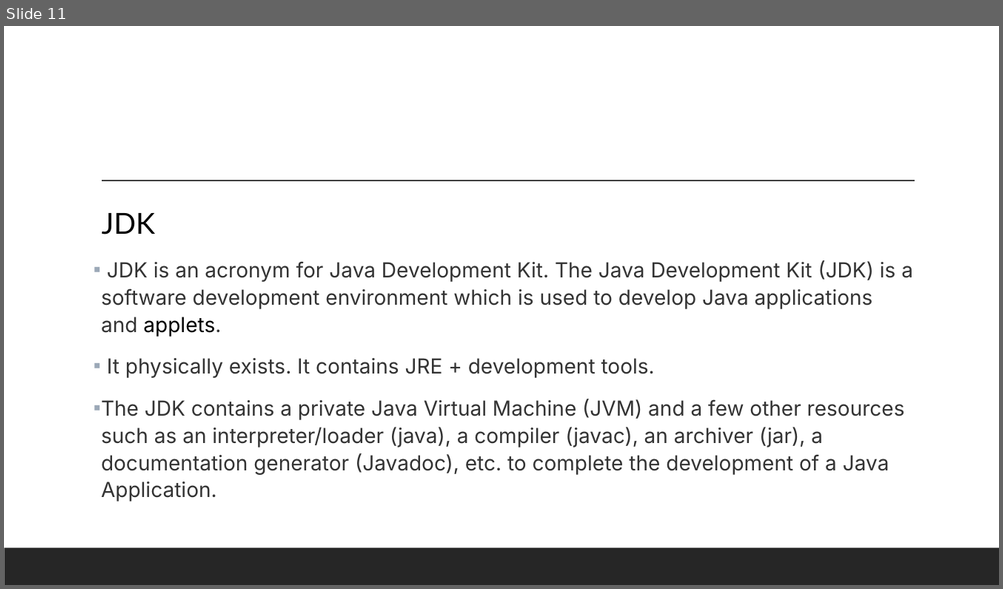
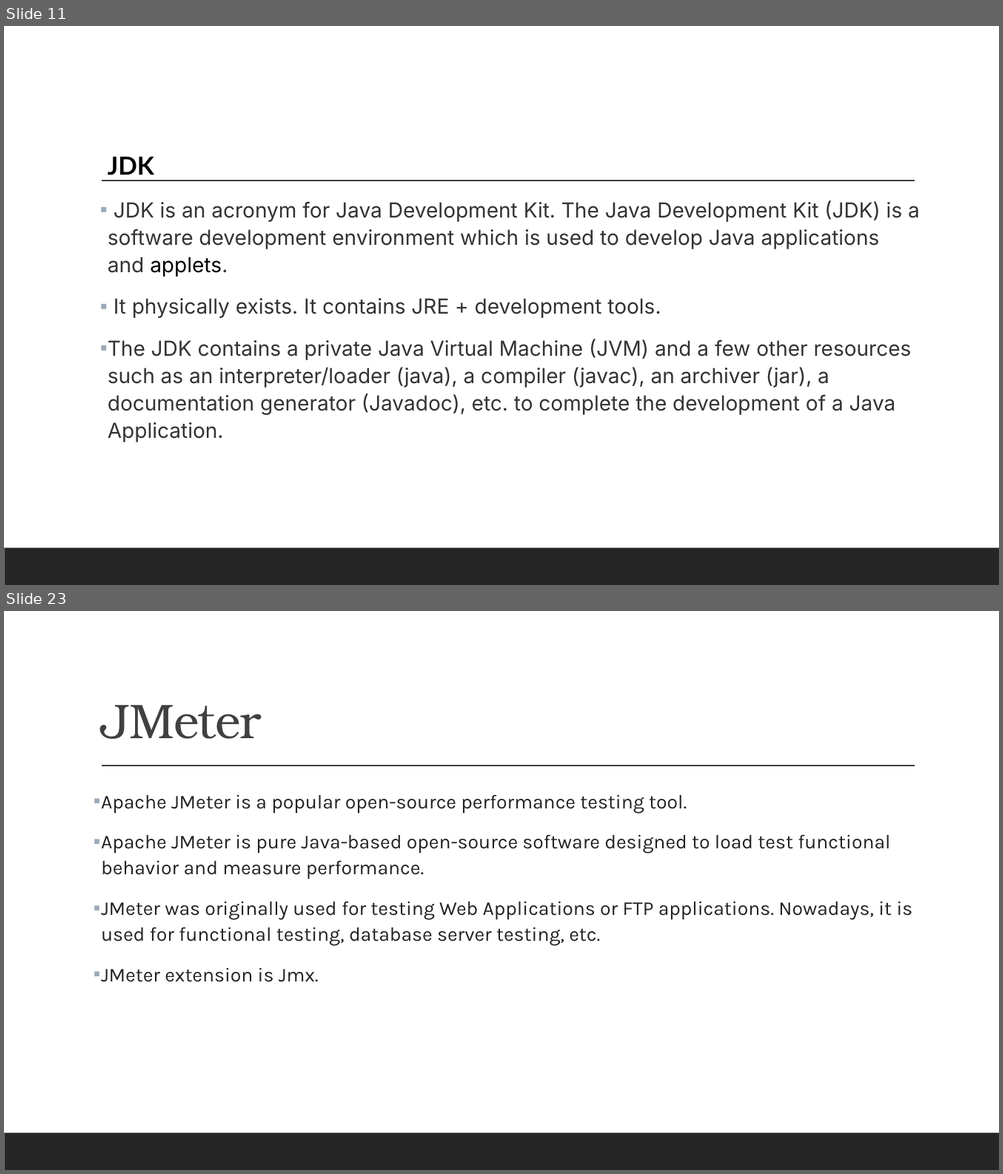
Before and after one commit to aiswaryas97/softwareTestingPresentation, a slide deck: AutomationTesting/AutomationTesting.pptx. Shown one above the other, each under a label of ours: slide 11 before the commit, slides 11 and 23 after it; the slides between them are not shown. The pictures are 1003x589 and 1003x1174 pixels, drawn with LibreOffice and Linux fonts; fonts in the diff are those of the drawing. Boxes give left, top, right and bottom in pixels: in the first picture for what was removed or moved away, otherwise in the second. Text is boxed around its words. In the diff, an @@ line names an element or a change of style, - is before the commit and + after.

```diff
--- a/AutomationTesting/AutomationTesting.pptx
+++ b/AutomationTesting/AutomationTesting.pptx
@@ slide 23 added at box(4, 611, 999, 1170), background #FFFFFF; not listed: 2 template elements that a slide beside it also shows @@
@@ title added at box(101, 705, 262, 739), 47 pt, text #404040 @@
+JMeter
@@ text added at box(101, 795, 913, 982), 19 pt, text #222222 @@
+▪ Apache JMeter is a popular open-source performance testing tool.
+▪ Apache JMeter is pure Java-based open-source software designed to load test functional behavior and measure performance.
+▪ JMeter was originally used for testing Web Applications or FTP applications. Nowadays, it is used for functional testing, database server testing, etc.
+▪ JMeter extension is Jmx.
@@ slide 11 changed as well @@
@@ text "JDK": place and size @@
-text "JDK" at box(101, 213, 913, 502)
+text "JDK" at box(108, 156, 919, 443)
@@ text at box(108, 156, 154, 175): size 28 to 24 pt, bold on in "JDK" @@
```
Also in this commit, not shown: 2 other slides changed, 16 other slides added.
